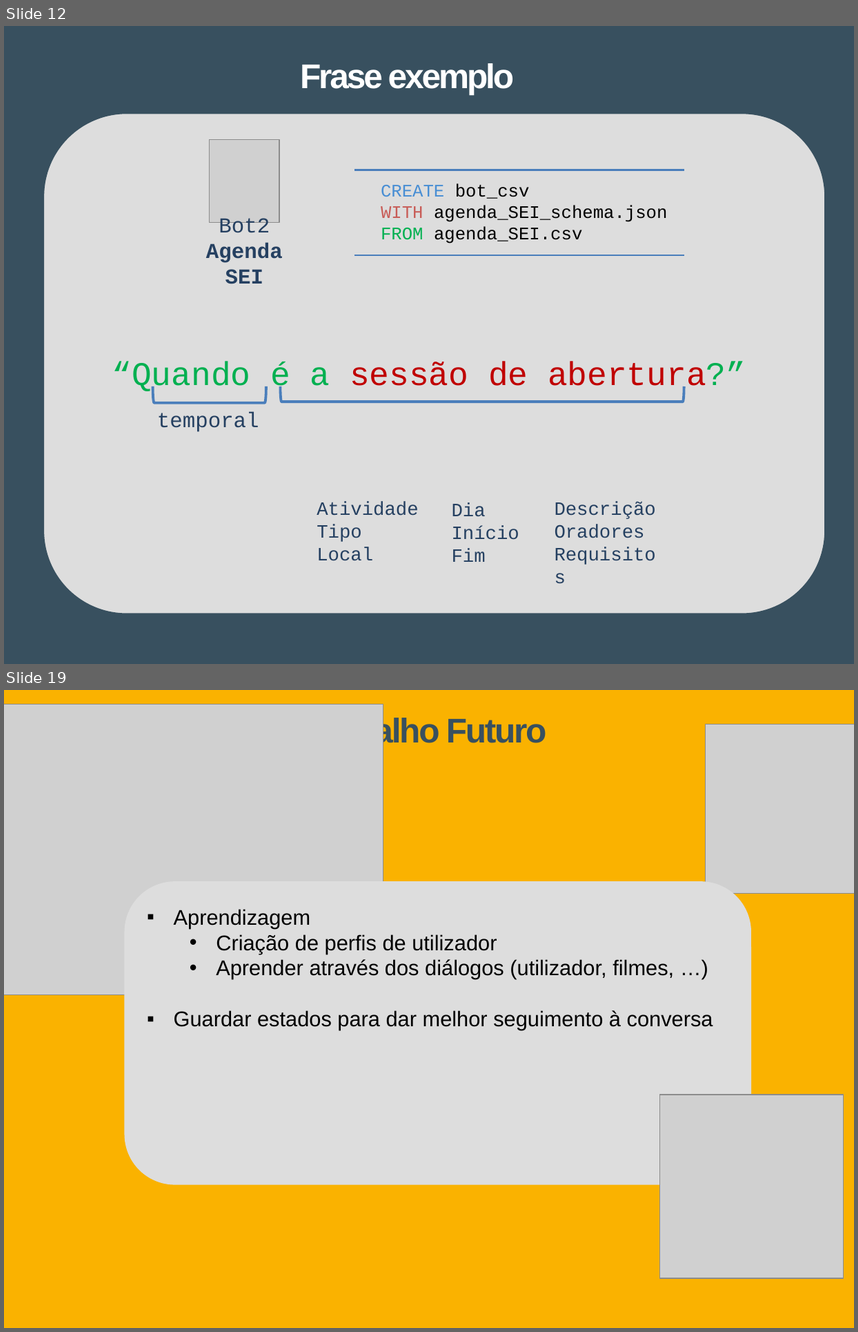
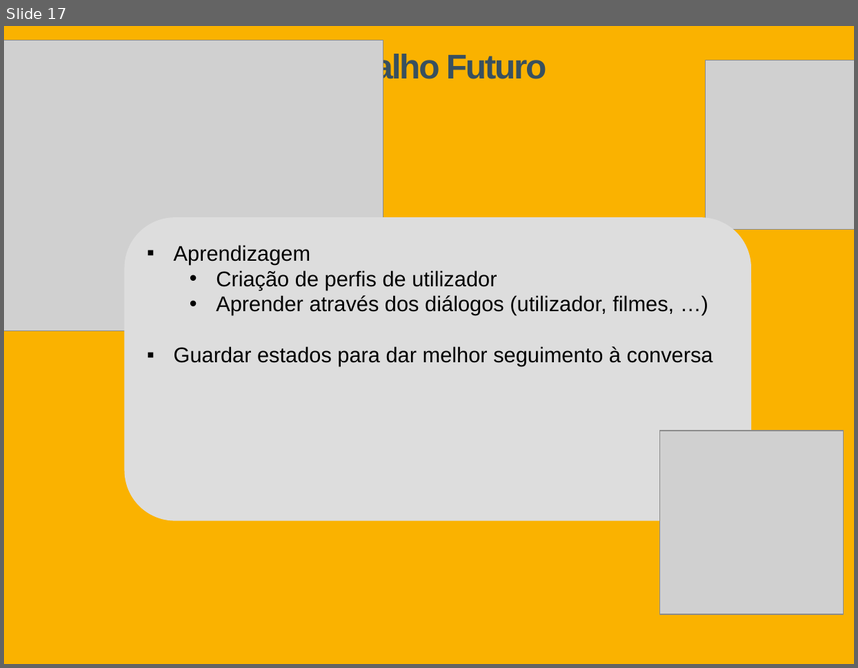
Before and after one commit to Tibblue/PLC, a slide deck: LEI/apresentações/checkpoint2/apresLEI_grupo47.pptx. Shown one above the other, each under a label of ours: slides 12 and 19 before the commit, slide 17 after it; the slides between them are not shown. The pictures are 858x1332 and 858x668 pixels, drawn with LibreOffice and Linux fonts; fonts in the diff are those of the drawing; grey boxes stand for pictures. Boxes give left, top, right and bottom in pixels: in the first picture for what was removed or moved away, otherwise in the second. Text is boxed around its words. In the diff, an @@ line names an element or a change of style, - is before the commit and + after.

```diff
--- a/LEI/apresentações/checkpoint2/apresLEI_grupo47.pptx
+++ b/LEI/apresentações/checkpoint2/apresLEI_grupo47.pptx
@@ slide 12 removed at (x1=4, y1=26, x2=854, y2=664), background #FFFFFF @@
@@ freeform shape removed at (x1=4, y1=26, x2=854, y2=664) @@
@@ title removed at (x1=300, y1=63, x2=515, y2=95) @@
-Frase exemplo
@@ rounded rectangle removed at (x1=43, y1=113, x2=826, y2=615) @@
@@ picture removed at (x1=210, y1=139, x2=279, y2=223) @@
@@ line removed from (355, 170) to (684, 170) @@
@@ text removed at (x1=381, y1=183, x2=667, y2=243) @@
-CREATE bot_csv
-WITH agenda_SEI_schema.json
-FROM agenda_SEI.csv
@@ text removed at (x1=206, y1=218, x2=283, y2=284) @@
-Bot2
-Agenda SEI
@@ line removed from (355, 254) to (684, 254) @@
@@ text removed at (x1=112, y1=361, x2=746, y2=394) @@
-“Quando é a sessão de abertura?”
@@ right bracket removed at (x1=153, y1=386, x2=266, y2=403) @@
@@ right bracket removed at (x1=281, y1=386, x2=684, y2=401) @@
@@ text removed at (x1=157, y1=412, x2=259, y2=432) @@
-temporal
@@ text removed at (x1=317, y1=501, x2=418, y2=561) @@
-Atividade
-Tipo
-Local
@@ text removed at (x1=555, y1=501, x2=656, y2=538) @@
-Descrição
-Oradores
-Requisitos
@@ text removed at (x1=452, y1=503, x2=519, y2=561) @@
-Dia
-Início
-Fim
@@ what was slide 19 is now slide 17 @@
```
Also in this commit, not shown: 16 slides changed, 1 other slide removed.
